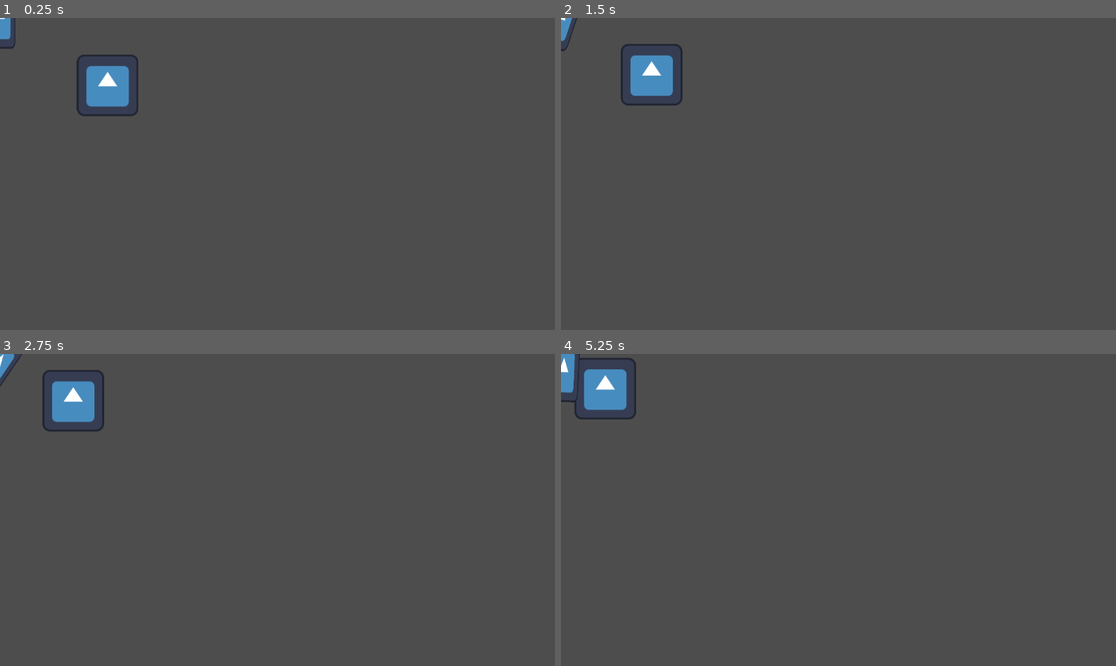
Above: before the commit, frames 1-4 (two rows, left to right).
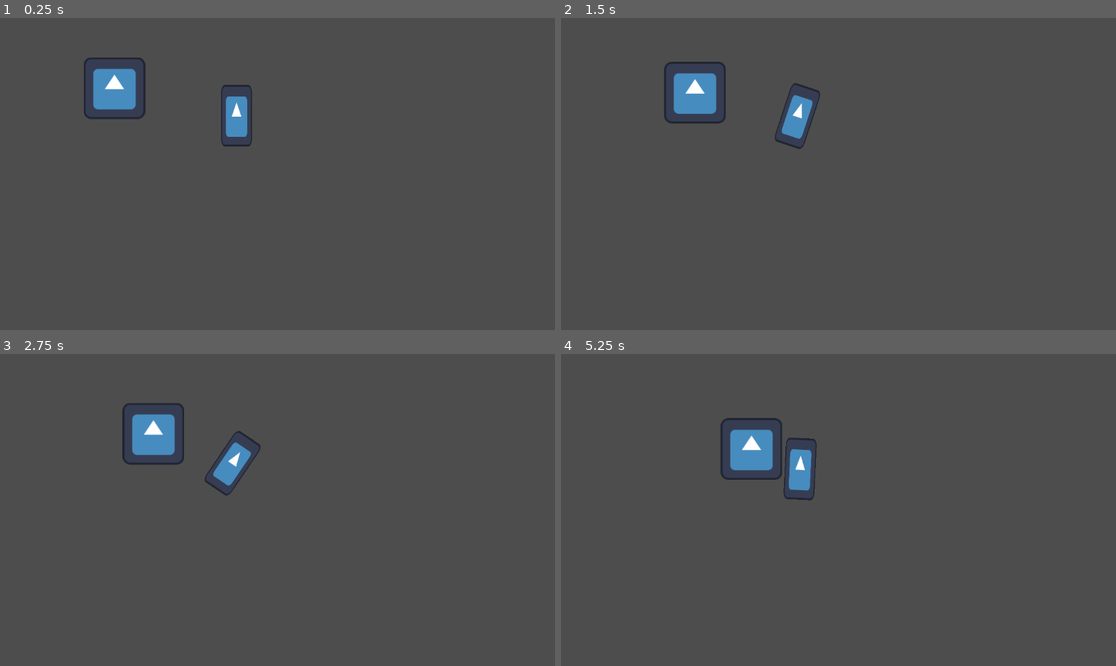
Above: after the commit, the same moments.

Repository: einmar/MalmoGameJam
Game: Godot game, scene res://scenes/sandbox/sasa_sandbox.tscn
Same seed, same stepped clock (60 frames per second), same inputs: the game is played once before the commit and once after it. The engine's default icon, where the game draws it, is replaced by a stand-in: a white triangle on a blue panel in a dark square.
Inputs:
- Up to frame 1 (0.25 s): no input
- Up to frame 2 (1.5 s): hold D (player1_right) 0.53-1.28 s; hold S (player1_down) from 1.28 s (still down)
- Up to frame 3 (2.75 s): release S (player1_down) at 2.03 s; hold D (player1_right) from 2.03 s (still down)
- Up to frame 4 (5.25 s): release D (player1_right) at 2.78 s; hold W (player1_up) 2.78-3.53 s; hold A (player1_left) 3.53-5.03 s; hold S (player1_down) from 5.03 s (still down)

The runs differ from the first frame. In frame 1, 1.9% of the frame differs, in the area x 0-46%, y 0-42%; in frame 2, 3.3%; in frame 3, 3.4%; in frame 4, 3.6%, in the area x 0-47%, y 0-47%.

Commit message:
added car can be attacked

Diff:
--- a/scenes/car/car.gd
+++ b/scenes/car/car.gd
@@ -34,3 +34,6 @@
 	#velocity += transform.y * (acceleration * 40 * delta)
 	#move_and_slide()
 	#smoothstep(speed,max_speed, )
+
+func attacked(damage:int):
+	print("Damage taken: ", damage)
--- a/scenes/car/car.tscn
+++ b/scenes/car/car.tscn
@@ -7,6 +7,7 @@
 size = Vector2(62, 124)
 
 [node name="Car" type="RigidBody2D"]
+collision_layer = 3
 gravity_scale = 0.0
 angular_damp = 3.285
 script = ExtResource("1_qjbmi")
--- a/scenes/enemies/basic_enemy/basic_enemy.gd
+++ b/scenes/enemies/basic_enemy/basic_enemy.gd
@@ -27,7 +27,7 @@
 func attack():
 	can_attack = false
 	attack_timer.start()
-	#GameManager.player.attacked(damage)
+	GameManager.player.attacked(damage)
 
 
 ############ Helper functions ############
--- a/scenes/sandbox/sasa_sandbox.tscn
+++ b/scenes/sandbox/sasa_sandbox.tscn
@@ -9,3 +9,4 @@
 position = Vector2(230, 144)
 
 [node name="Car" parent="." instance=ExtResource("2_555rk")]
+position = Vector2(491, 203)
